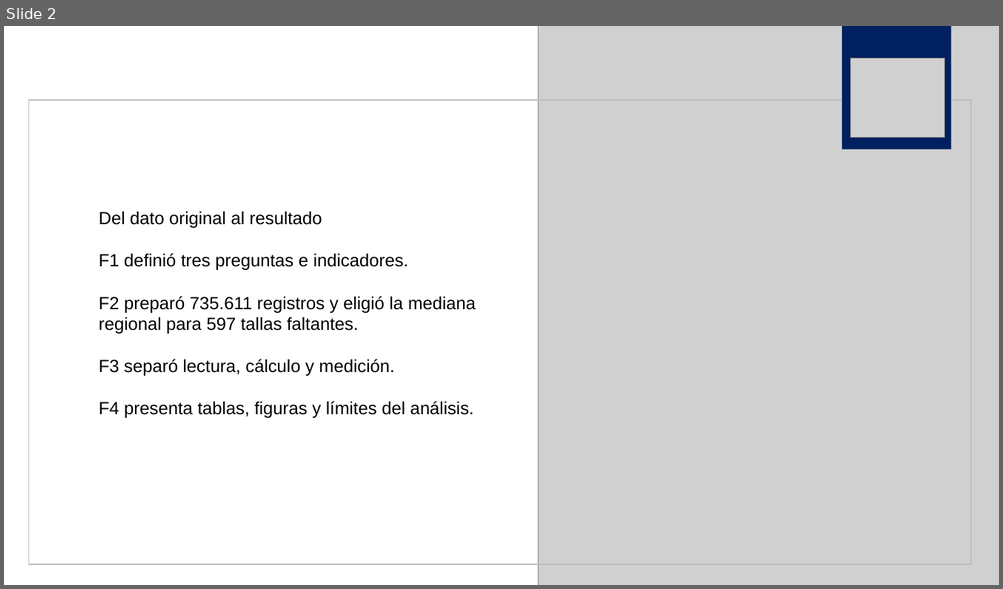
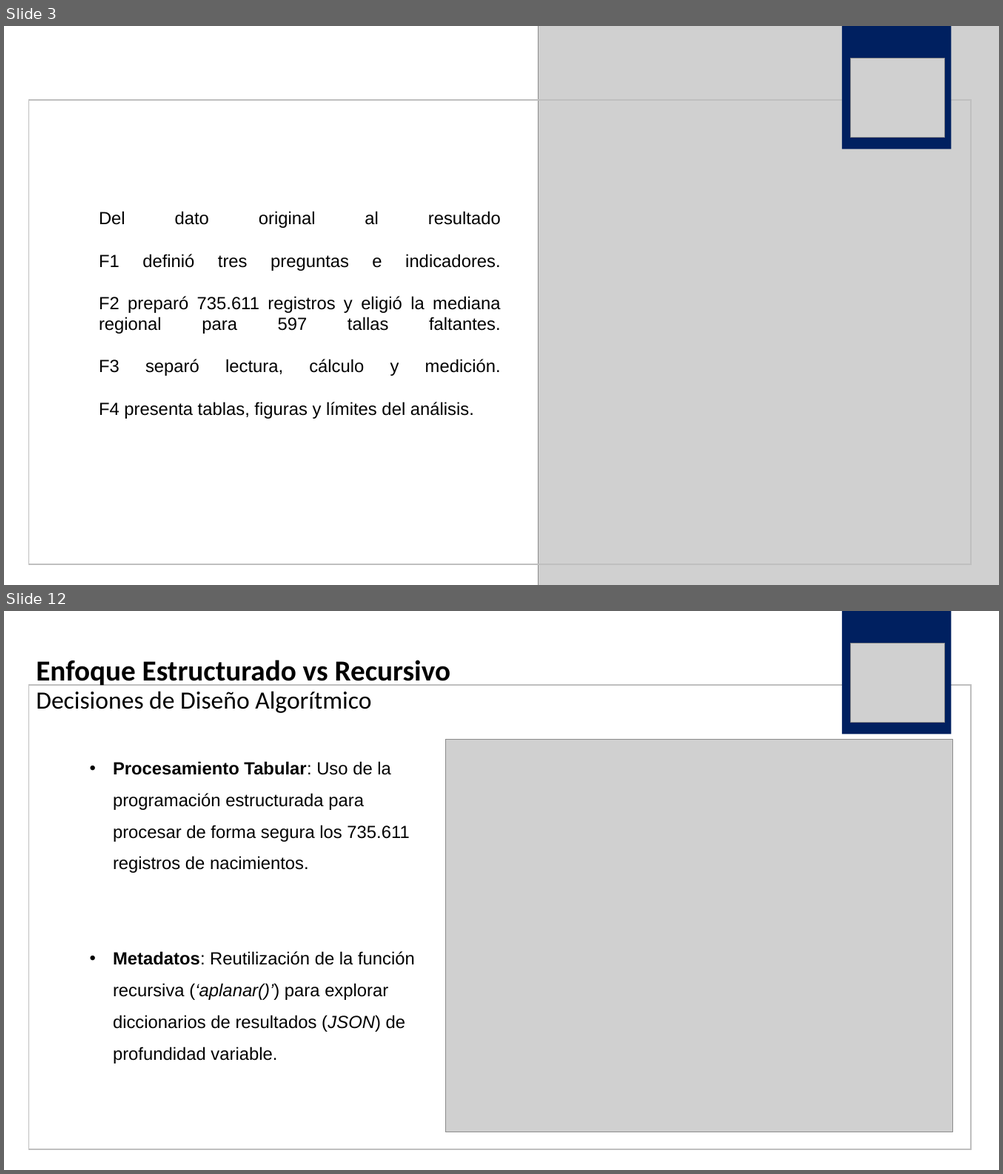
Before and after one commit to jorgealtamiranonavarrete-art/proyecto-grupo2, a slide deck: F4/f4_presentacion_grupo2.pptx. Shown one above the other, each under a label of ours: slide 2 before the commit, slides 3 and 12 after it; the slides between them are not shown. The pictures are 1003x589 and 1003x1174 pixels, drawn with LibreOffice and Linux fonts; fonts in the diff are those of the drawing; grey boxes stand for pictures. Boxes give left, top, right and bottom in pixels: in the first picture for what was removed or moved away, otherwise in the second. Text is boxed around its words. In the diff, an @@ line names an element or a change of style, - is before the commit and + after.

```diff
--- a/F4/f4_presentacion_grupo2.pptx
+++ b/F4/f4_presentacion_grupo2.pptx
@@ slide 12 added at [4,611,999,1170], background #FFFFFF @@
@@ rectangle added at [842,611,950,734], fill #002060 @@
@@ picture added at [851,643,945,722] @@
@@ title added at [36,660,450,713], 28 pt, text #000000, bold @@
+Enfoque Estructurado vs Recursivo
+Decisiones de Diseño Algorítmico
@@ rectangle added at [28,685,971,1150], outline #BFBFBF 1 pt @@
@@ picture added at [446,739,953,1133] @@
@@ text added at [113,761,415,1064], 17 pt, text #000000 @@
+• Procesamiento Tabular: Uso de la programación estructurada para procesar de forma segura los 735.611 registros de nacimientos.
+• Metadatos: Reutilización de la función recursiva (‘aplanar()’) para explorar diccionarios de resultados (JSON) de profundidad variable.
@@ what was slide 2 is now slide 3 @@
@@ slide 3 changed as well @@
@@ text "Del dato original al resultado ..." at [99,211,501,419]: alignment left to justified @@
```
Also in this commit, not shown: 2 other slides changed, 15 other slides added, 3 slides removed.
